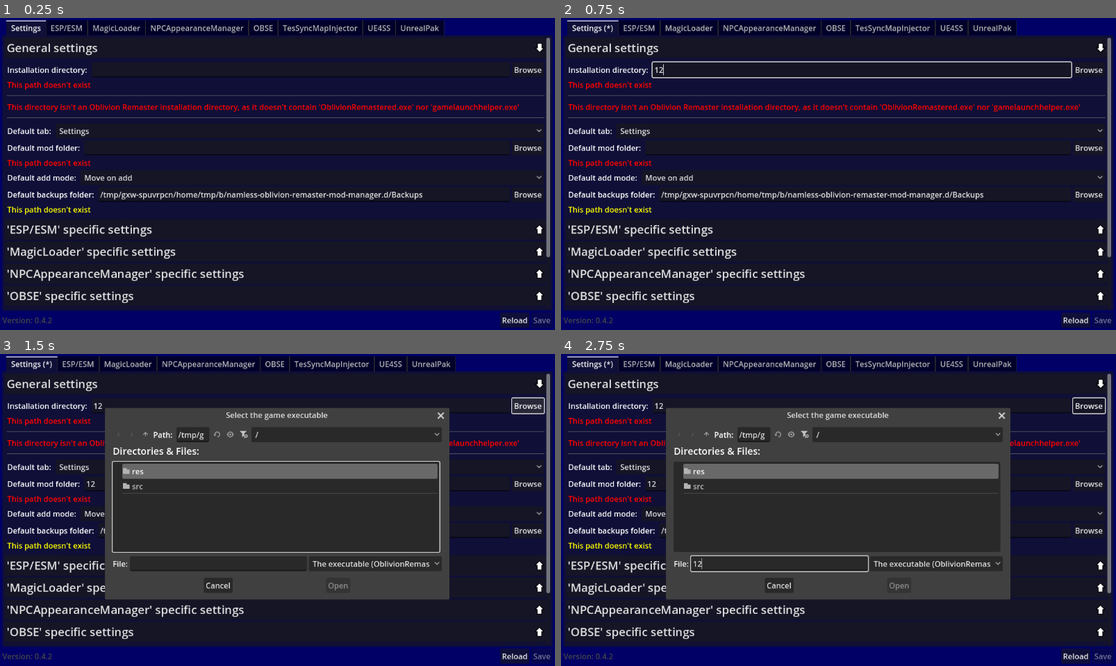
Above: before the commit, frames 1-4 (two rows, left to right).
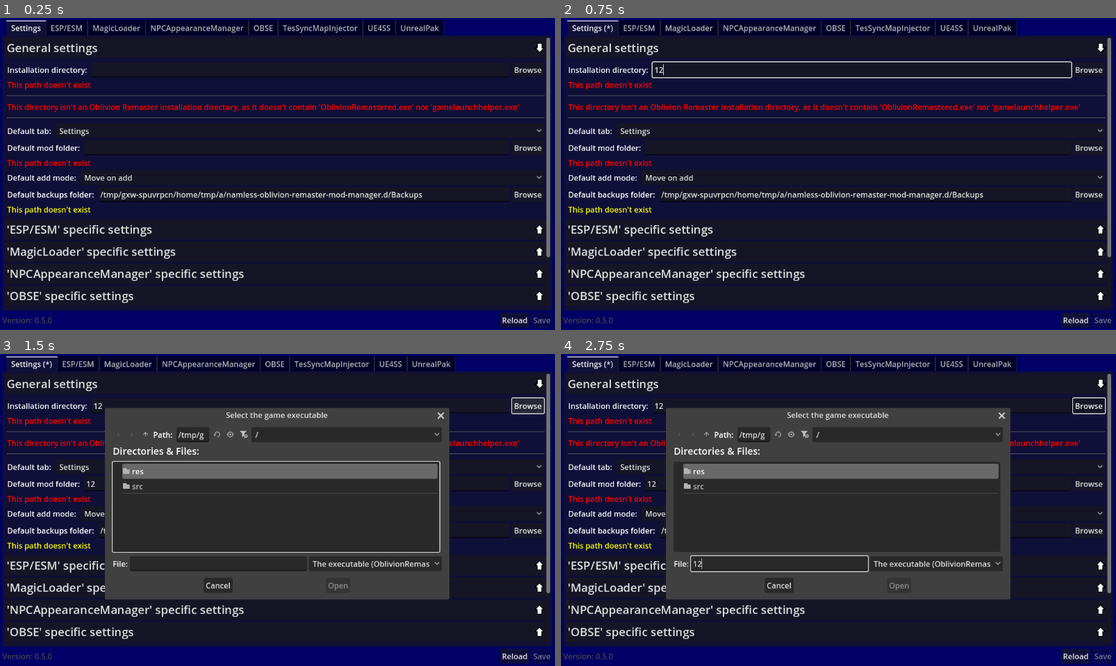
Above: after the commit, the same moments.

Repository: TheNamlessGuy/oblivion-remaster-mod-manager
Game: Godot game, scene res://src/components/main_window.tscn
Two runs of this game, one before a commit and one after it. Both use one fixed random seed, a clock stepped at 60 frames per second and the inputs below.
Inputs (mouse positions are in pixels of both pictures, inside the frame that each line leads up to):
- Up to frame 1 (0.25 s): no input
- Up to frame 2 (0.75 s): click (860, 71) at 0.52 s; type "12" at 0.6 s
- Up to frame 3 (1.5 s): click (299, 485) at 0.75 s; type "12" at 0.83 s; click "Browse" at 1.25 s
- Up to frame 4 (2.75 s): click (777, 563) at 2.02 s; type "12" at 2.1 s

The runs differ from the first frame. In frame 1, 0.3% of the frame differs, in the area x 7-77%, y 55-98%; in frame 2, 0.3%; in frame 3, less than 0.1%; in frame 4, less than 0.1%.

Commit message:
release: 0.5.0

Diff:
--- a/project/src/components/main_window.tscn
+++ b/project/src/components/main_window.tscn
@@ -47,7 +47,7 @@
 
 [node name="VersionLabel" type="Label" parent="MarginContainer/WindowContent/ButtonContainer"]
 layout_mode = 2
-text = "Version: 0.4.2"
+text = "Version: 0.5.0"
 
 [node name="HSplitContainer" type="HSplitContainer" parent="MarginContainer/WindowContent/ButtonContainer"]
 layout_mode = 2
Not shown, changed: docs/changelog.md
